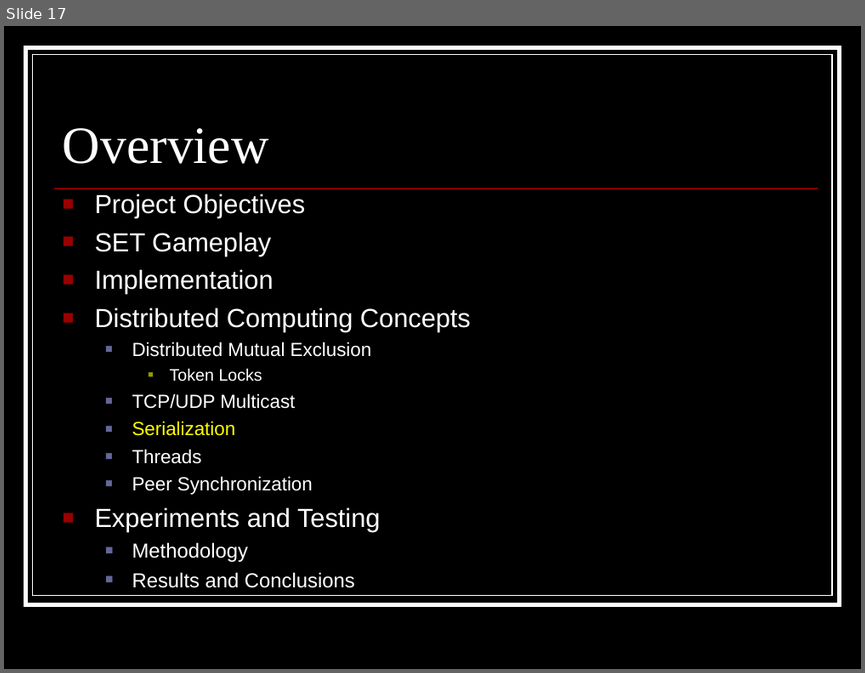
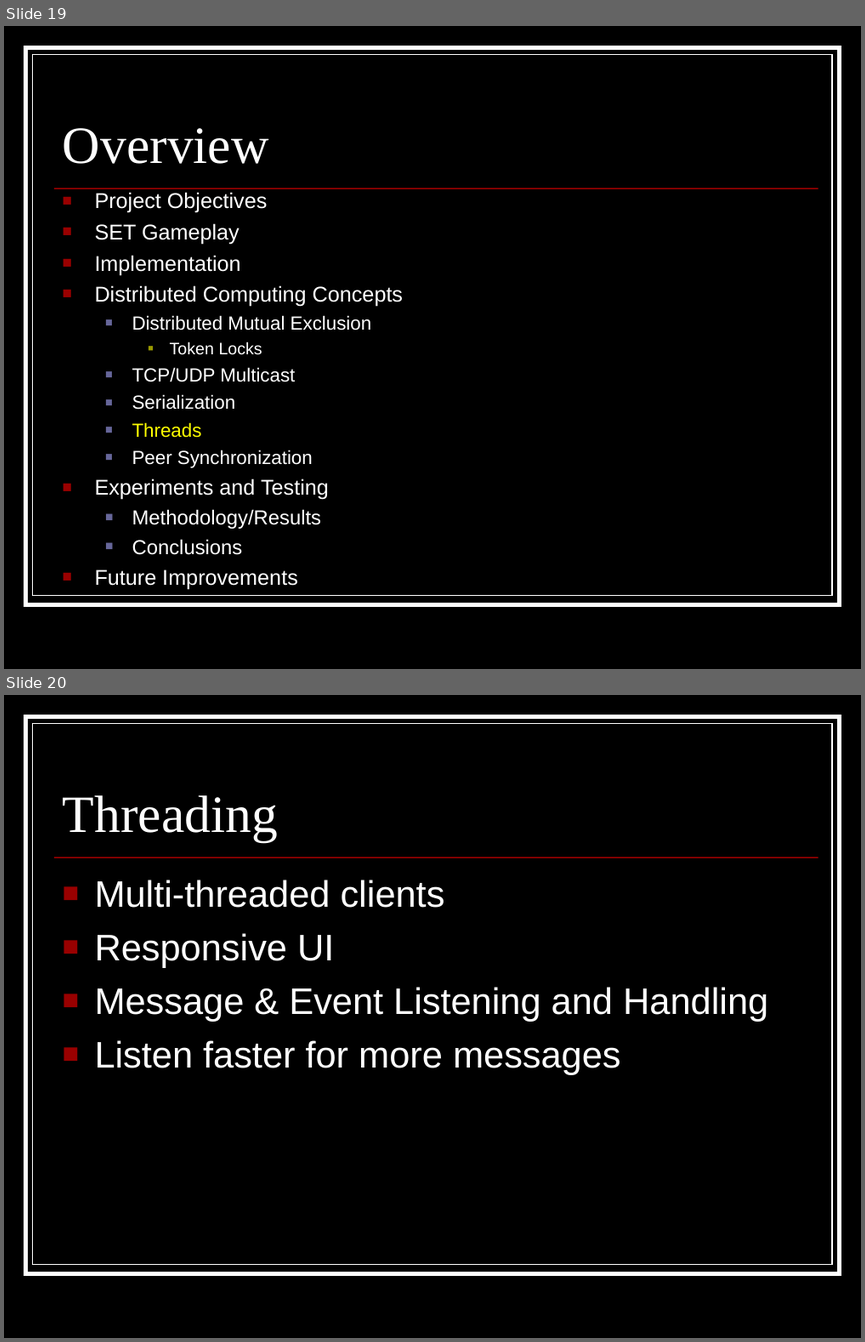
Before and after one commit to appleguru/p2pset, a slide deck: Other Documents/Final Presentation.ppt. Shown one above the other, each under a label of ours: slide 17 before the commit, slides 19 and 20 after it. The pictures are 865x673 and 865x1342 pixels, drawn with LibreOffice and Linux fonts; fonts in the diff are those of the drawing. Boxes give left, top, right and bottom in pixels: in the first picture for what was removed or moved away, otherwise in the second. Text is boxed around its words. In the diff, an @@ line names an element or a change of style, - is before the commit and + after.

```diff
--- a/Other Documents/Final Presentation.ppt
+++ b/Other Documents/Final Presentation.ppt
@@ slide 20 added at (4,695,861,1338), background #000000; not listed: 3 template elements that a slide beside it also shows @@
@@ title added at (63,795,278,841), 44 pt, text #FFFFFF @@
+Threading
@@ text added at (95,879,768,1074), 31 pt, text #FFFFFF @@
+■ Multi-threaded clients
+■ Responsive UI
+■ Message & Event Listening and Handling
+■ Listen faster for more messages
@@ what was slide 17 is now slide 19 @@
@@ slide 19 changed as well @@
@@ text at (95,192,403,499): size 22 to 18 pt in "Project Objectives", "SET Gameplay", "Implementation", "Distributed Computing Concepts" and 1 more places; text colour #FFFF00 to #FFFFFF in "Serialization"; text colour #FFFFFF to #FFFF00 in "Threads"; less space between paragraphs @@
@@ text at (95,509,321,590): text changed @@
-  ■ Methodology
-  ■ Results and Conclusions
+  ■ Methodology/Results
+  ■ Conclusions
+■ Future Improvements
```
Also in this commit, not shown: 16 other slides changed, 9 other slides added, 2 slides removed.
